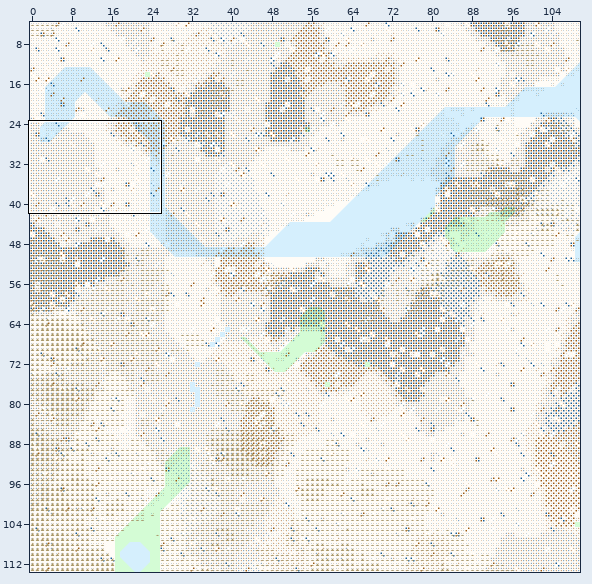
One commit to this Tiled map: Maps/hd/boston-hd.tmx. Above, an overview of the earlier version with the close-up marked.
Close-up. Old version:
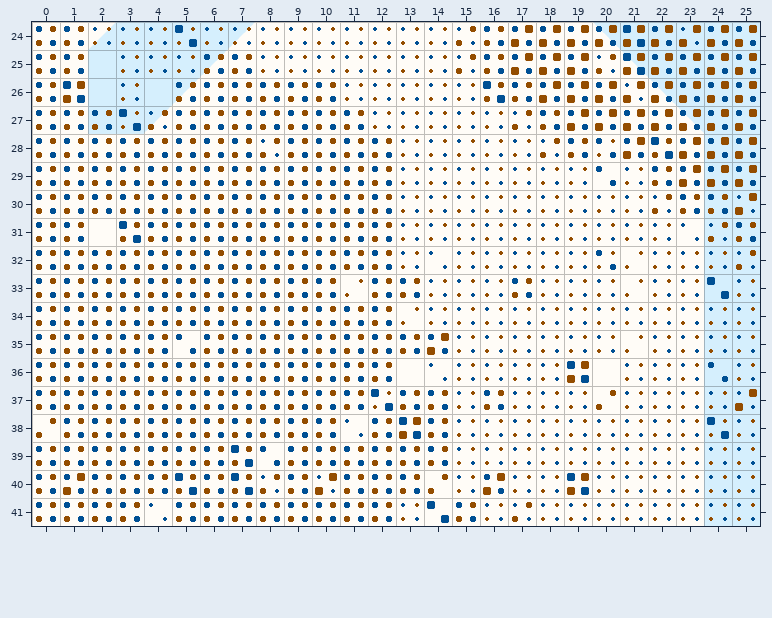
Cells are 32x32 px. Shown: x 0..25, y 24..41. The commit also changed other parts of the map, which this record leaves out.
After the commit:
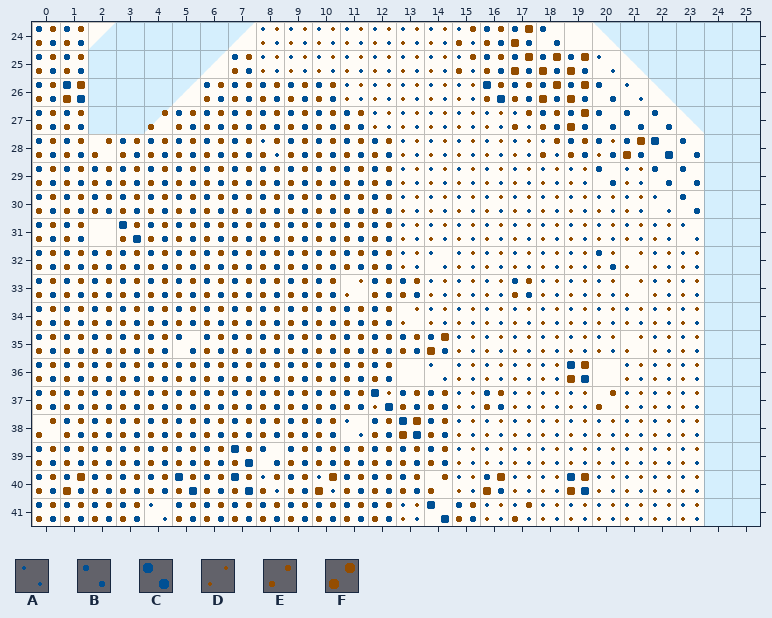
Key: from "Commercial Density": A 0, B 1, C 2; from "Residential Density": D 0, E 1, F 2.
_ is an empty cell.
Tiles replaced or removed in this view: A, B, C, D, E, F.
Difference:
Changed rows in their new state; . is an unchanged cell.
Layer "Commercial":
first column x 2:
24 ______..........._______
25 .____.............._____
26 ._._................____
27 ___..................___
28 _.....................__
29 ......................__
30 ......................__
31 ......................__
32 ......................__
33 ......................__
34 ......................__
35 ......................__
36 ......................__
37 ......................__
38 ......................__
39 ......................__
40 ......................__
41 ......................__
Layer "Residential":
first column x 2:
24 ______..........________
25 .____.............______
26 ._._..............______
27 __................______
28 ....................____
29 ....................____
30 ....................____
31 ......................__
32 ......................__
33 ......................._
34 ......................__
35 ......................__
36 ......................._
37 ......................__
38 ......................__
39 ......................__
40 ......................__
41 ......................__
